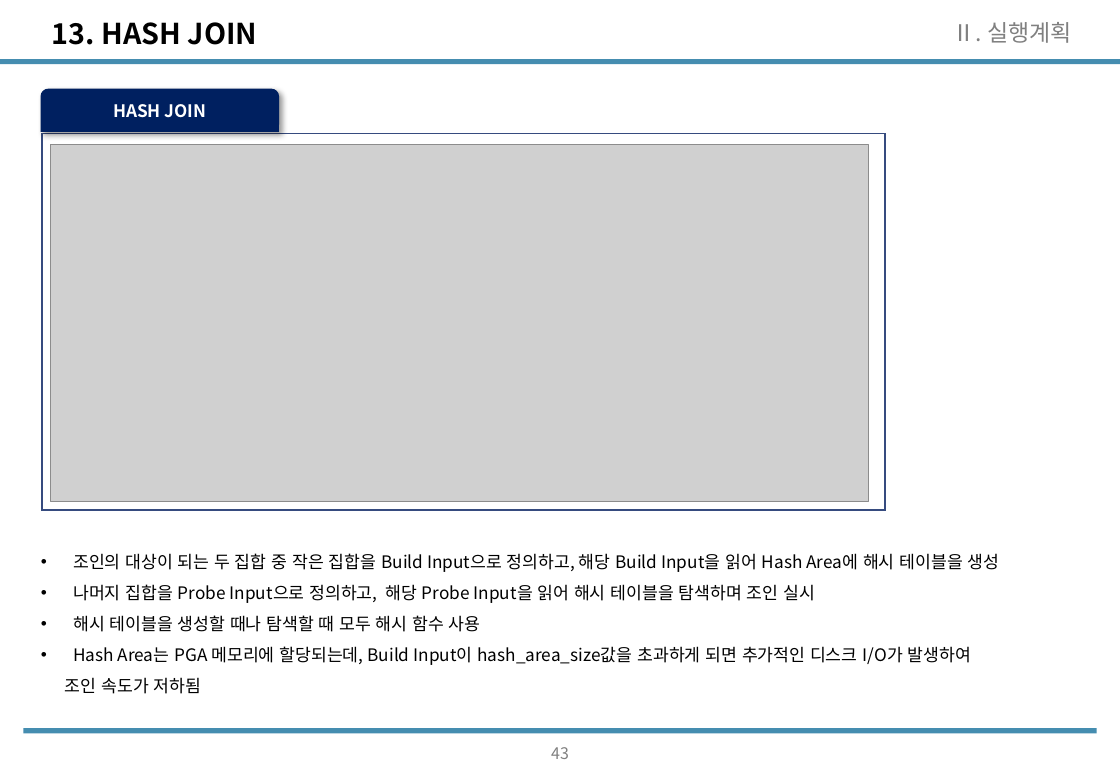
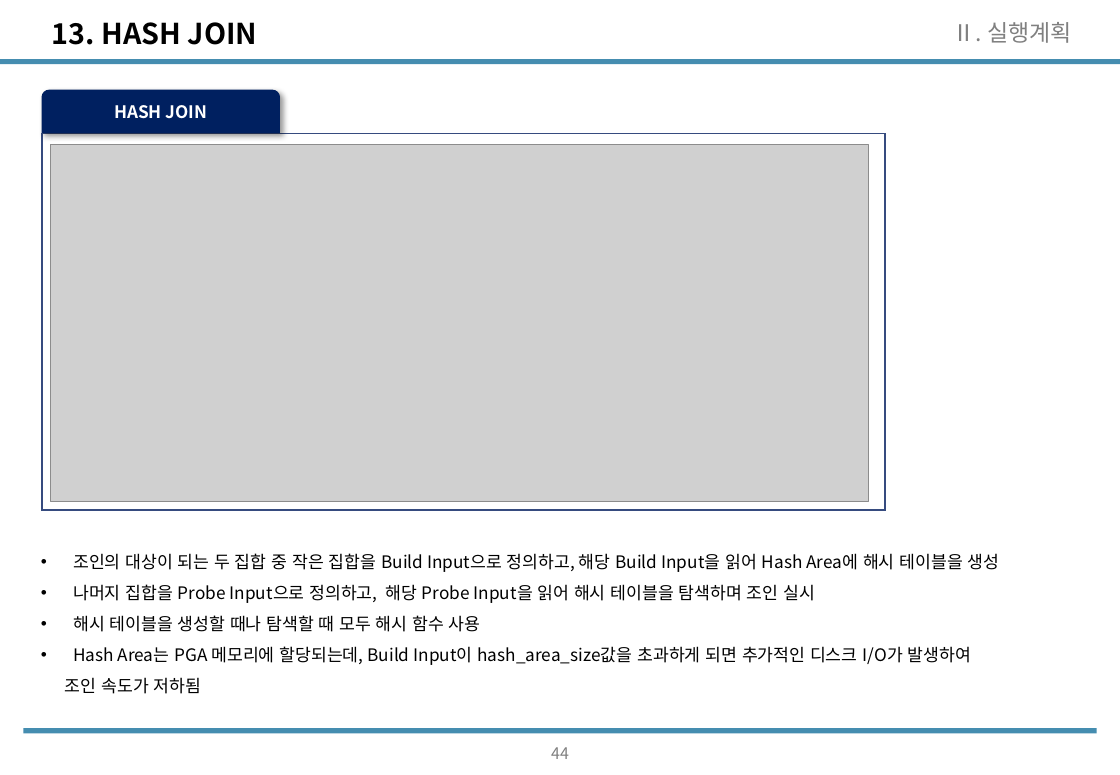
Before and after one commit to wooseok1152/SQL, a slide deck: slide 45 of SQL_seminar/SQL중상급활용_CH2.pptx (slide 44 before the commit). Drawn at 1120x775 pixels with LibreOffice and Linux fonts; fonts in the diff are those of the drawing; grey boxes stand for pictures. Boxes give left, top, right and bottom in pixels: in the first picture for what was removed or moved away, otherwise in the second. Text is boxed around its words. In the diff, an @@ line names an element or a change of style, - is before the commit and + after.

```diff
--- a/SQL_seminar/SQL중상급활용_CH2.pptx
+++ b/SQL_seminar/SQL중상급활용_CH2.pptx
@@ freeform shape "HASH JOIN" at <box>42,90,280,132</box>: outline redrawn @@
@@ page number at <box>551,747,569,759</box>: text changed @@
-43
+44
```
Also in this commit, not shown: 7 other slides changed, 1 slide added, 3 other files.
